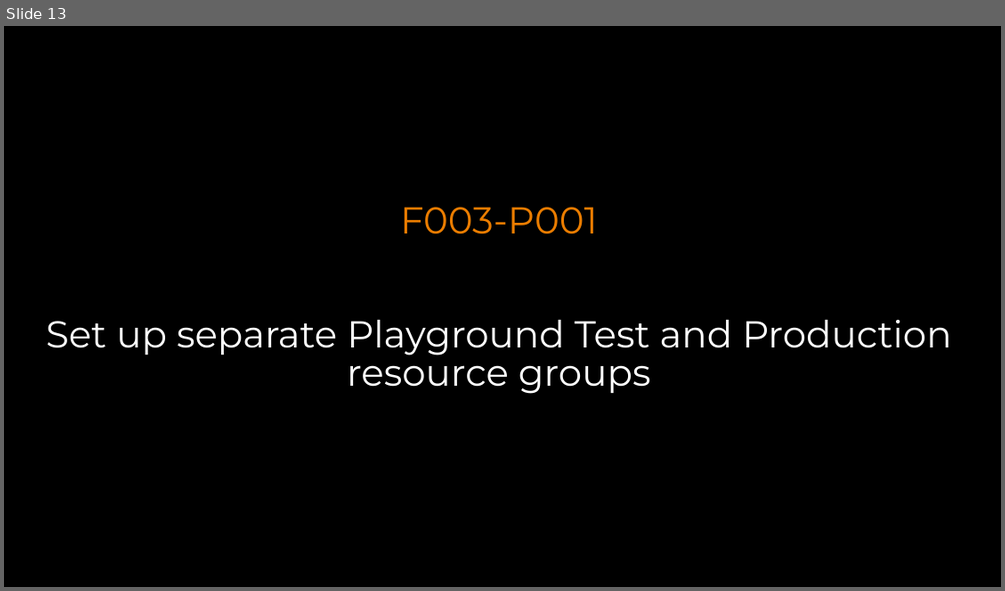
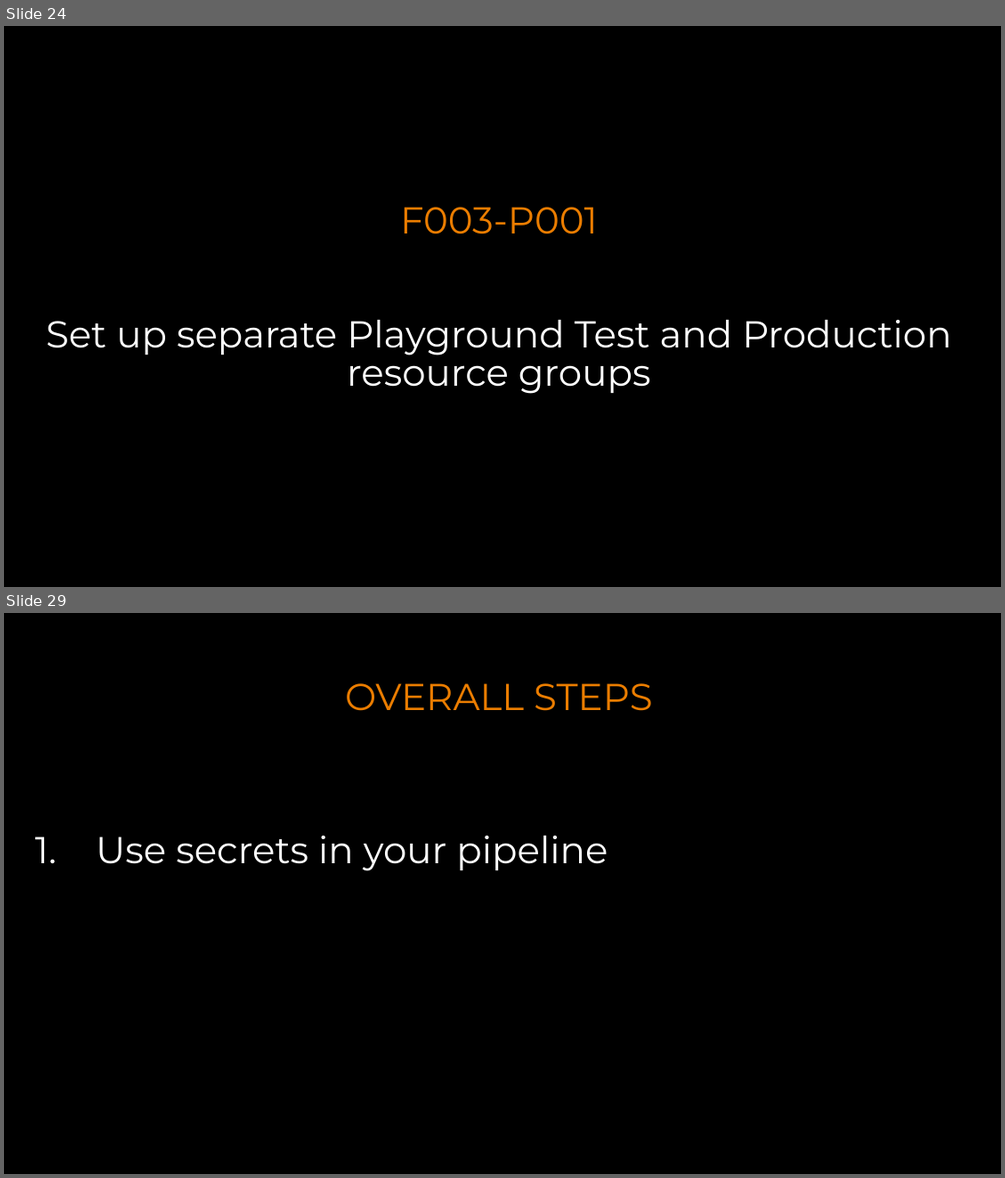
Before and after one commit to gourav8jain/Test-GDBC-2018, a slide deck: Challenges.pptx. Shown one above the other, each under a label of ours: slide 13 before the commit, slides 24 and 29 after it; the slides between them are not shown. The pictures are 1005x591 and 1005x1178 pixels, drawn with LibreOffice and Linux fonts; fonts in the diff are those of the drawing; background and template pictures are left out. Boxes give left, top, right and bottom in pixels: in the first picture for what was removed or moved away, otherwise in the second. Text is boxed around its words. In the diff, an @@ line names an element or a change of style, - is before the commit and + after.

```diff
--- a/Challenges.pptx
+++ b/Challenges.pptx
@@ slide 29 added at [4, 613, 1001, 1174], background picture (left out) @@
@@ text added at [345, 683, 653, 711], 36 pt, text #EB7D00 @@
+OVERALL STEPS
@@ text added at [96, 835, 607, 871], 36 pt, text #FFFFFF @@
+1. Use secrets in your pipeline
@@ what was slide 13 is now slide 24 @@
```
Also in this commit, not shown: 6 slides changed, 16 other slides added, 1 slide removed, 1 other file.
